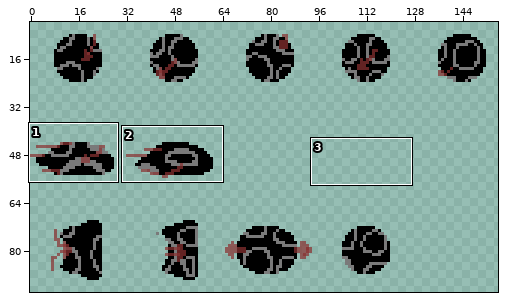
Edited in one commit: sprite sheet (Railway to hell/Assets/Textures/items/balll.png). Above, an overview of the earlier version with the close-up marked.
Close-up. Old version:
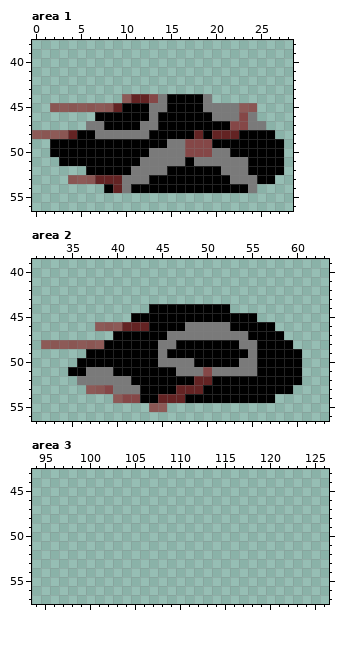
The file is 200x96 pixels. Shown: area 1: x 0..28, y 38..56; area 2: x 31..63, y 39..56; area 3: x 94..126, y 43..57. The wide view leaves out empty margins. The commit also changed other parts of the picture, which this record leaves out.
After the commit:
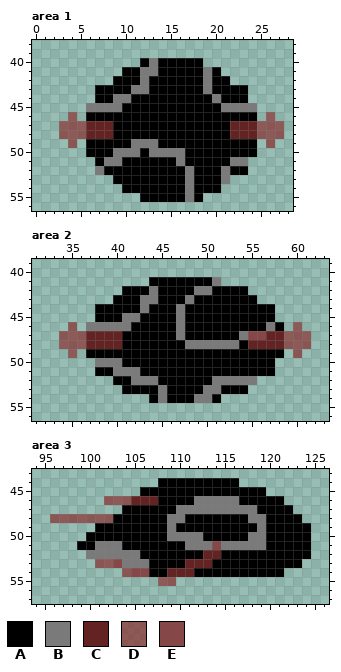
Palette (. is transparent): A #000000  B #7a7a7a  C #632323  D #8a3232b7  E #854747
The exact change:
Changed rows in their new state; - is an unchanged pixel.
Area 1:
first column x 0:
40 ------------ABAAAAA---------
41 ----------AABBAAAAABA-------
42 ---------AAABAAAAAABAA------
43 -------AAAABBAAAAAABAAAA----
44 -------AABBAAAA----ABAAA----
45 --....BBBB---AA----AA--BB---
46 ----D-A------A------AAAAA-D-
47 ---DDDCCC---AA--------CCCDDD
48 ...-DDCCCAAAA-----A-AA-CCDDD
49 --..D.-----BBB-AAAAA-----.D.
50 --....---BBB-----AAAAA---...
51 ---....-BB--AAAA--AAAA--....
52 ------.B---AAAA--B----AA....
53 ----.....AAAA----B---B.....-
54 --------..A------B---....---
55 ------------AAAAABA---------
Area 2:
first column x 32:
41 ------------AAAAAAAB----------
42 ---------AAABAAAABBAAAA-------
43 --------AAABBAAABAAAAAAA------
44 ------AAAAAB---B-----AAAAA----
45 ------AAABB----B--------AA----
46 ---D-BBBBBAA---BAAAAA----BA-D-
47 --DDDCCCC-----A-AAAAAA-EECCDDD
48 ..---CCCC----AA-BBBBBBACCCCDDD
49 ---D---------A---------A---.D-
50 ----..BBB----AAAA-----AA--...-
51 ---...AABBB----AAAAAAAAA--...-
52 ----....AABBB----AABBBBB.....-
53 -----....AA--B-AAABB---.....--
54 --------....-BAA-BB-......----
55 ------------..----------------
Area 3:
first column x 96:
44 ------------AAAAAAAAA--------
45 ----------AAAAAAAAAAAAAA-----
46 ------DDDCCCAAAABBBBBAAAAA---
47 --------AAAAAABBBBBBBBBAAAA--
48 DDDDDDDAAAAAABBAAAAAAABBAAAA-
49 -----AAAAAAAABAAAAAAAAABAAAAA
50 ----AAAAAAAAABBBBAAAAABBAAAAA
51 ---AABBBAAAAAAABBBEBBBBBAAAAA
52 ----BBBBBBAAAAAAACCAAAAAAAAAA
53 -----DDEBBBAAAACCCAAAAAAAAAA-
54 --------DEEAACCCAAAAAAAAAA---
55 ------------DD---------------
Changed places in both close-ups, as pixel boxes (x1, y1, x2, y2):
changed: (32, 58, 284, 202)
changed: (41, 277, 311, 412)
added: (50, 478, 311, 586)
